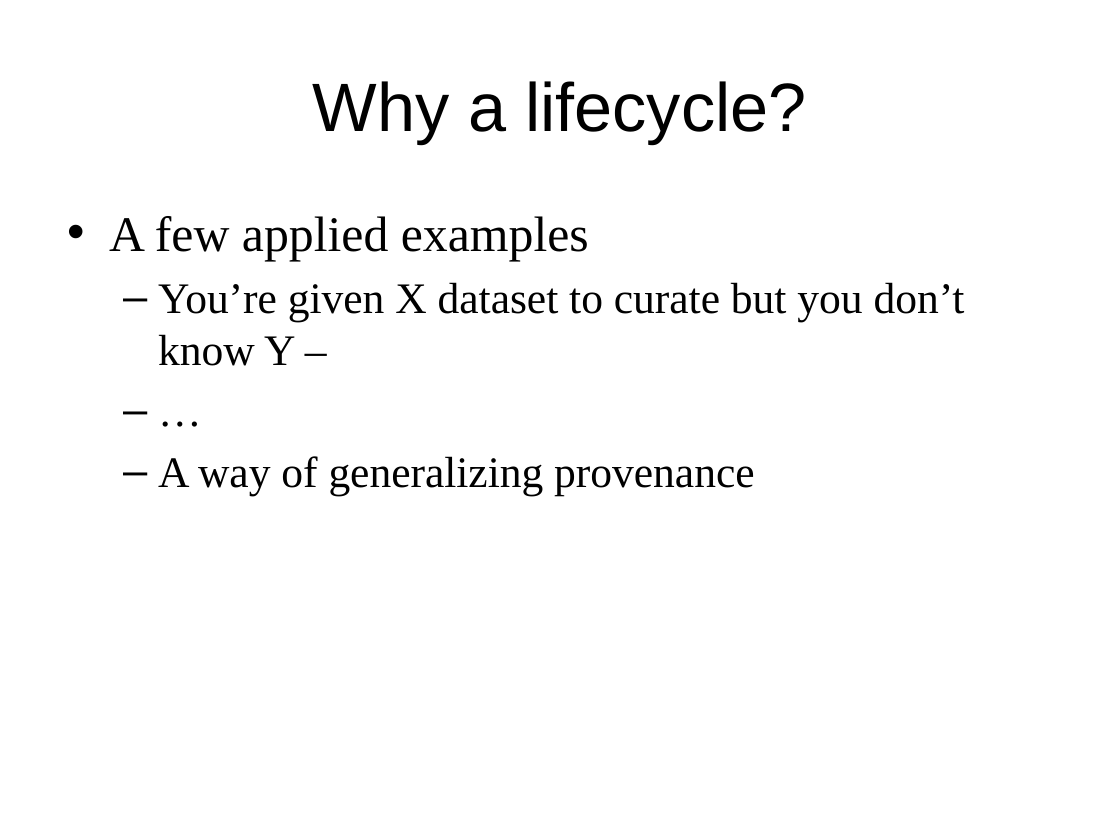
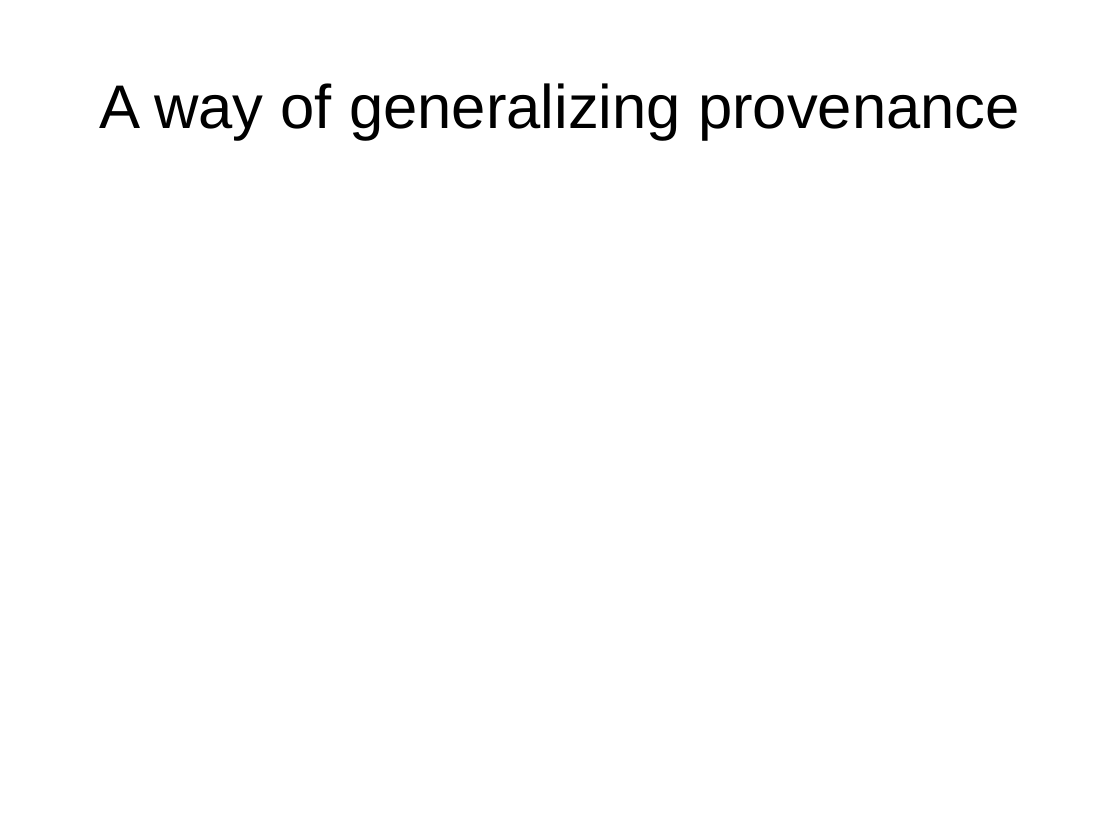
Before and after one commit to DataCurationWorkshop/HongKongCurationWorkshop, a slide deck: slide 4 of Day_1/Lectures/Day_1_Lecture_LifeCyclesIntro.pptx (slide 3 before the commit). Drawn at 1120x840 pixels with LibreOffice and Linux fonts; fonts in the diff are those of the drawing; background and template pictures are left out. Boxes give left, top, right and bottom in pixels: in the first picture for what was removed or moved away, otherwise in the second. Text is boxed around its words. In the diff, an @@ line names an element or a change of style, - is before the commit and + after.

```diff
--- a/Day_1/Lectures/Day_1_Lecture_LifeCyclesIntro.pptx
+++ b/Day_1/Lectures/Day_1_Lecture_LifeCyclesIntro.pptx
@@ title at [99, 83, 1020, 140]: text changed; size 44 to 39.6 pt @@
-Why a lifecycle?
+A way of generalizing provenance
@@ text removed at [109, 216, 965, 496] @@
-• A few applied examples
-  – You’re given X dataset to curate but you don’t know Y –
-  – …
-  – A way of generalizing provenance
```
Also in this commit, not shown: 4 other slides changed, 26 slides added, 1 slide removed, 2 other files.
